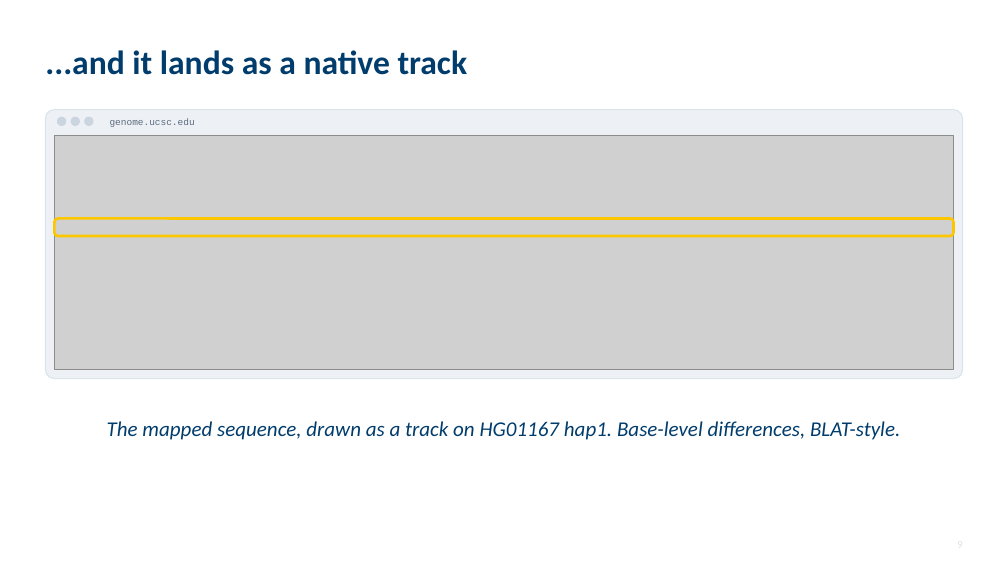
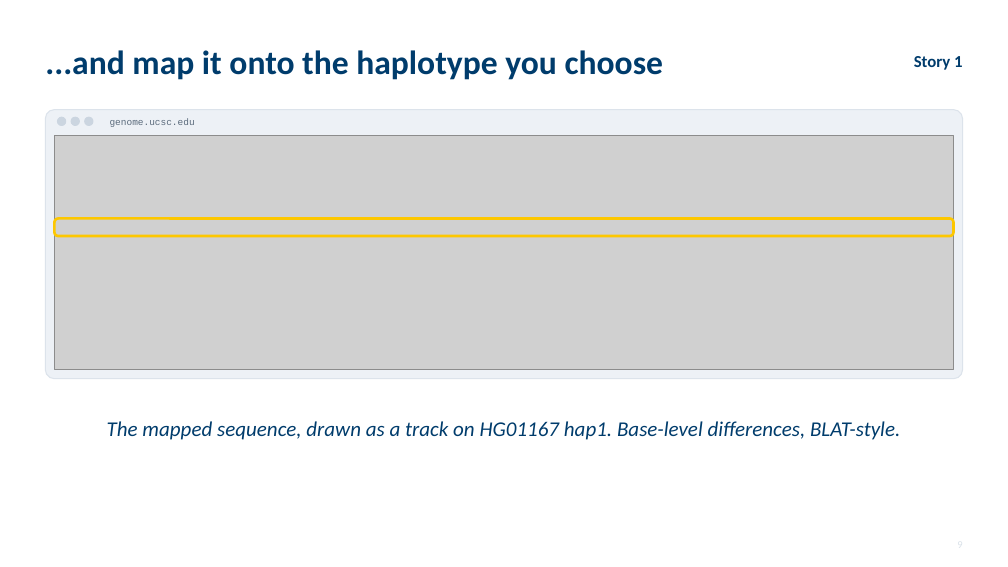
Before and after one commit to parsaeskandar/hprc_2026_poster, a slide deck: slide 9 of talk/HPRC2026_talk.pptx. Drawn at 1008x567 pixels with LibreOffice and Linux fonts; fonts in the diff are those of the drawing; grey boxes stand for pictures. Boxes give left, top, right and bottom in pixels: in the first picture for what was removed or moved away, otherwise in the second. Text is boxed around its words. In the diff, an @@ line names an element or a change of style, - is before the commit and + after.

```diff
--- a/talk/HPRC2026_talk.pptx
+++ b/talk/HPRC2026_talk.pptx
@@ text at (45, 50, 664, 80): text changed @@
-...and it lands as a native track
+...and map it onto the haplotype you choose
@@ text added at (914, 56, 962, 70), 16 pt, text #003C6C, bold @@
+Story 1
```
Also in this commit, not shown: 6 other slides changed, 4 other files.
